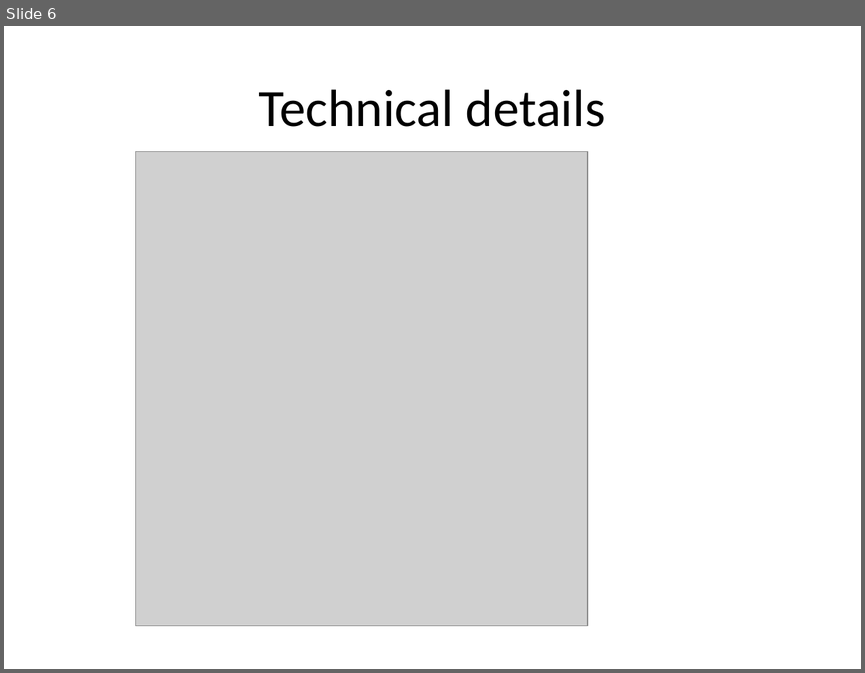
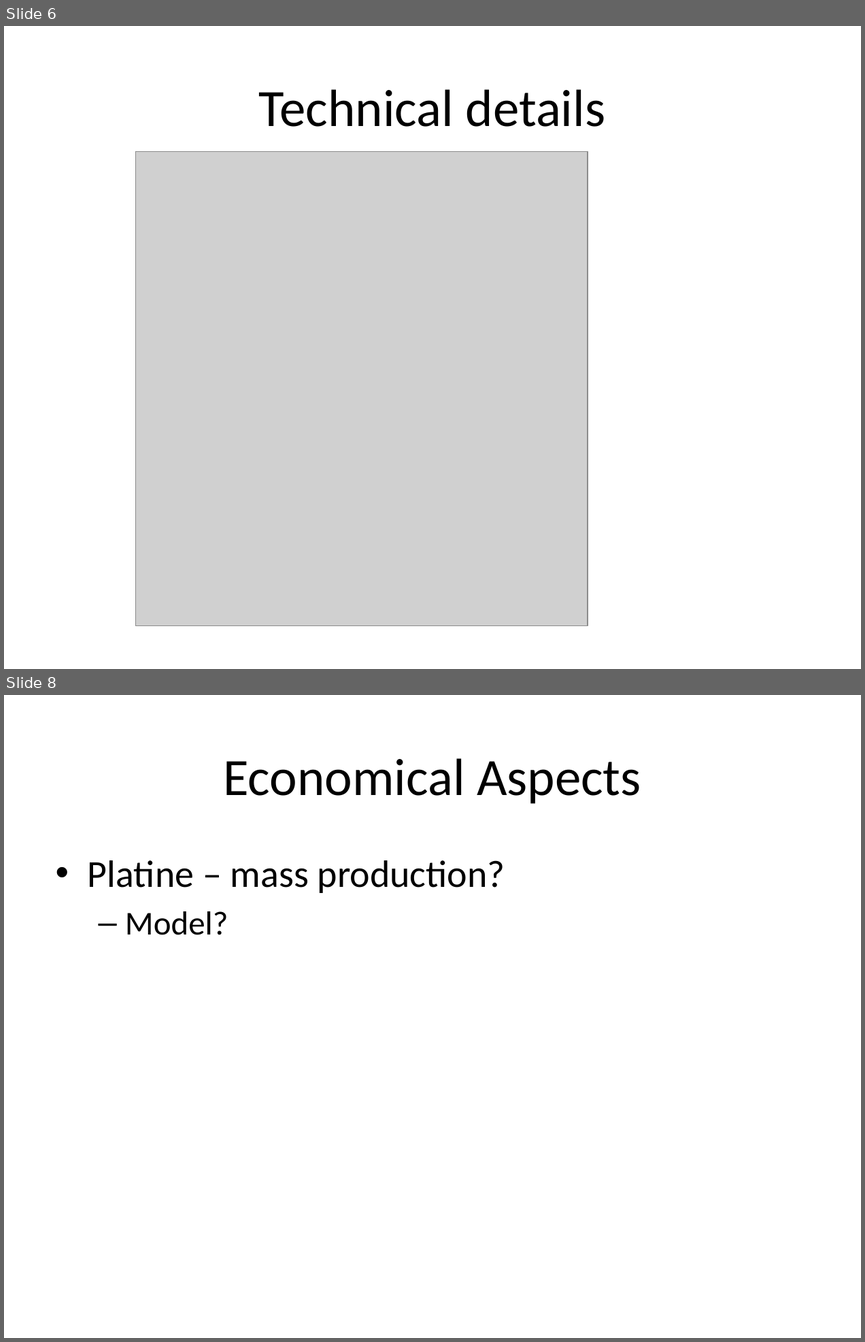
Before and after one commit to Thomas-Sparber/tDisk, a slide deck: documentation/presentation andy.pptx. Shown one above the other, each under a label of ours: slide 6 before the commit, slides 6 and 8 after it; the slides between them are not shown. The pictures are 865x673 and 865x1342 pixels, drawn with LibreOffice and Linux fonts; fonts in the diff are those of the drawing; grey boxes stand for pictures. Boxes give left, top, right and bottom in pixels: in the first picture for what was removed or moved away, otherwise in the second. Text is boxed around its words. In the diff, an @@ line names an element or a change of style, - is before the commit and + after.

```diff
--- a/documentation/presentation andy.pptx
+++ b/documentation/presentation andy.pptx
@@ slide 8 added at bbox=[4, 695, 861, 1338], background #FFFFFF @@
@@ title added at bbox=[223, 758, 641, 804], 44 pt, text #000000 @@
+Economical Aspects
@@ text added at bbox=[88, 860, 505, 935], 32 pt, text #000000 @@
+• Platine – mass production?
+  – Model?
```
Also in this commit, not shown: 2 slides changed, 2 other slides added, 1 other file.
